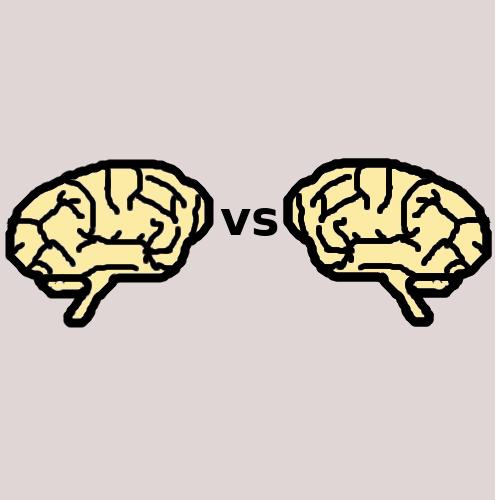
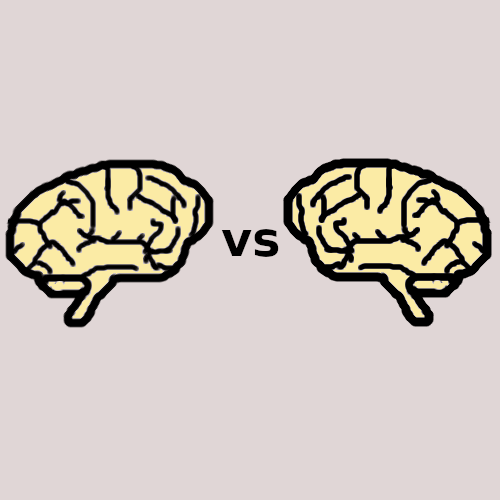
Before/after of a (500, 500) layered artwork. What changed in the layer stack:
removed layer "vs" over [220, 208, 278, 236]
removed layer "Brains" over [5, 158, 492, 328]
renamed "Background" to "player_vs_player.png", painted on it over [5, 0, 500, 500]
